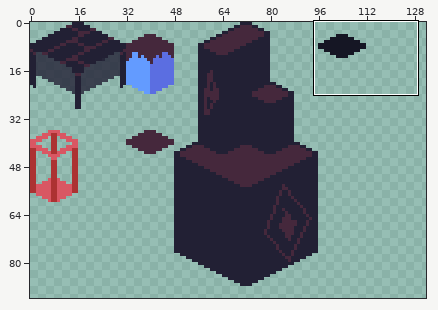
Edited in one commit: pixel-art file (Tileset/Isometic Tiles Testing.aseprite). The picture above shows the old version from afar; the outline marks the close-up.
Close-up. Before:
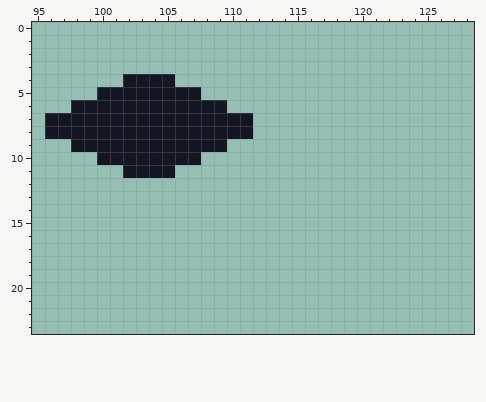
256x256 pixels, 1 frame. Colours within 5 levels of each other are drawn and written as one. Shown: x 95..128, y 0..23. The wide view leaves out empty margins.
Once edited:
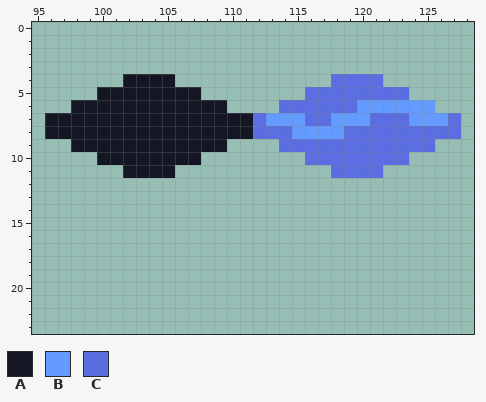
Palette (. is transparent): A #151624  B #639bff  C #5b6ee1
The edit:
{"y":4,"x":118,"old":"....","new":"CCCC"}
{"y":5,"x":116,"old":"........","new":"CCCCCCCC"}
{"y":6,"x":114,"old":"............","new":"CCCCCCBBBBBB"}
{"y":7,"x":112,"old":"................","new":"CBBBCCBBBCCCBBBC"}
{"y":8,"x":112,"old":"................","new":"CCCBBBBCCCCCCCCC"}
{"y":9,"x":114,"old":"............","new":"CCCCCCCCCCCC"}
{"y":10,"x":116,"old":"........","new":"CCCCCCCC"}
{"y":11,"x":118,"old":"....","new":"CCCC"}
{"label":"added","picture_box":[253,74,461,178]}
